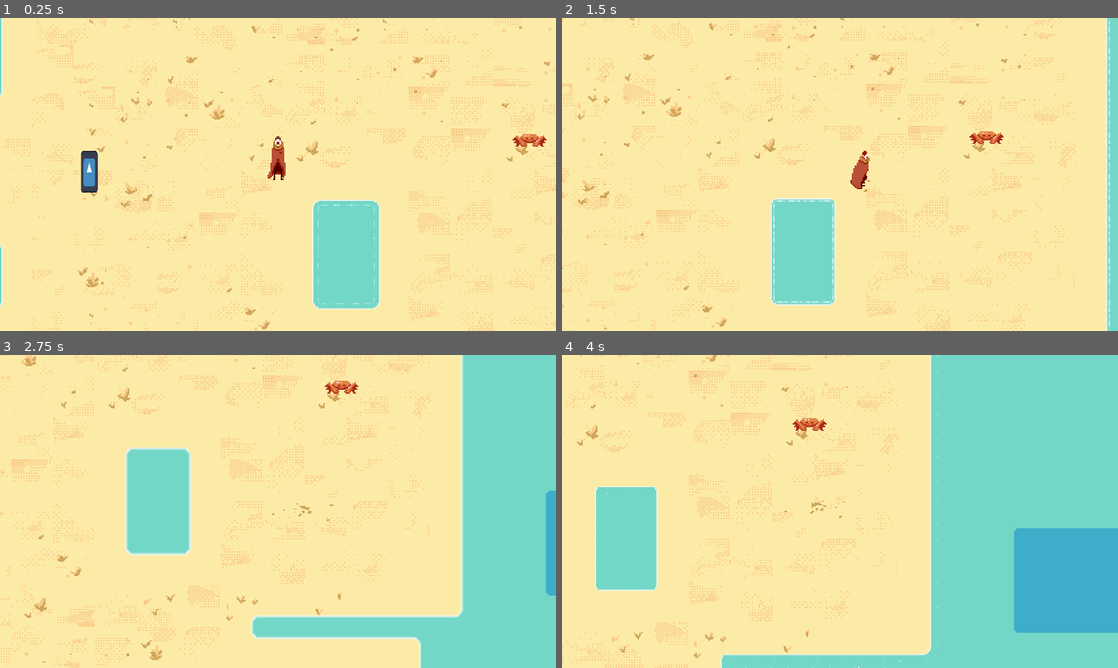
Above: before the commit, frames 1-4 (two rows, left to right).
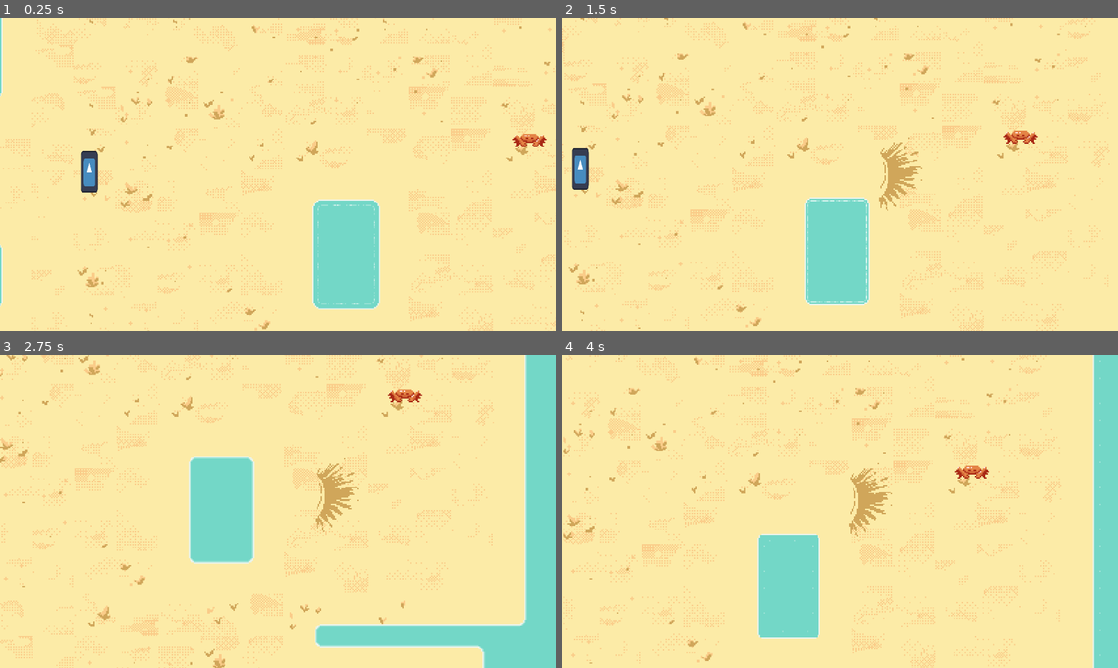
Above: after the commit, the same moments.

Repository: Lukko-Digital/Sift
Game: Godot game, scene res://scenes/main.tscn
Two runs of this game, one before a commit and one after it. Both use one fixed random seed, a clock stepped at 60 frames per second and the inputs below. The engine's default icon, where the game draws it, is replaced by a stand-in: a white triangle on a blue panel in a dark square.
Inputs (mouse positions are in pixels of both pictures, inside the frame that each line leads up to):
- Up to frame 1 (0.25 s): no input
- Up to frame 2 (1.5 s): move the mouse to (962, 158) at 0.52 s; hold D (right) 0.53-1.28 s; click (962, 158) at 0.6 s; tap Space (dash) at 0.8, 1.35 s; move the mouse to (728, 190) at 1.27 s; hold S (down) from 1.28 s (still down)
- Up to frame 3 (2.75 s): tap E (interact) at 1.55, 2.1 s; move the mouse to (333, 442) at 2.02 s; release S (down) at 2.03 s; hold D (right) from 2.03 s (still down); click (333, 442) at 2.3 s
- Up to frame 4 (4 s): move the mouse to (812, 574) at 2.77 s; release D (right) at 2.78 s; hold W (up) 2.78-3.53 s; click (812, 574) at 2.85 s; tap Space (dash) at 3.05, 3.6 s; move the mouse to (1006, 558) at 3.52 s; hold A (left) from 3.53 s (still down); tap E (interact) at 3.8 s

The runs differ from the first frame. In frame 1, 0.3% of the frame differs, in the area x 48-52%, y 37-52%; in frame 2, 17%; in frame 3, 29%; in frame 4, 46%, in the area x 0-100%, y 0-100%.

Commit message:
player attack animations

Diff:
--- a/scenes/enemies/crab.tscn
+++ b/scenes/enemies/crab.tscn
@@ -37,17 +37,17 @@
 
 [node name="ReNavTimer" type="Timer" parent="NavigationAgent2D"]
 
-[node name="StateMachine" type="Node" parent="."]
+[node name="StateMachine" type="Node2D" parent="."]
 script = ExtResource("2_ka2el")
 initial_state = NodePath("Idle")
 
-[node name="Idle" type="Node" parent="StateMachine"]
+[node name="Idle" type="Node2D" parent="StateMachine"]
 script = ExtResource("3_7bnq2")
 
-[node name="Track" type="Node" parent="StateMachine"]
+[node name="Track" type="Node2D" parent="StateMachine"]
 script = ExtResource("4_dlb10")
 
-[node name="Attack" type="Node" parent="StateMachine"]
+[node name="Attack" type="Node2D" parent="StateMachine"]
 script = ExtResource("5_qmlcd")
 
 [node name="AggroRadius" type="Area2D" parent="."]
--- a/scenes/player.tscn
+++ b/scenes/player.tscn
@@ -1,6 +1,7 @@
-[gd_scene load_steps=77 format=3 uid="uid://btje8wwp2nhiu"]
+[gd_scene load_steps=86 format=3 uid="uid://btje8wwp2nhiu"]
 
 [ext_resource type="Script" path="res://scripts/player/player.gd" id="1_81117"]
+[ext_resource type="Texture2D" uid="uid://c777p6ds3sfbm" path="res://assets/png/player-Sheet-4.png" id="2_hpmy3"]
 [ext_resource type="Texture2D" uid="uid://igy0xxypg5ix" path="res://assets/png/player-Sheet-2.png" id="2_mi7hx"]
 [ext_resource type="PackedScene" uid="uid://b6wdlj0183mmi" path="res://scenes/componenets/reflection_component.tscn" id="3_gdfiv"]
 [ext_resource type="Script" path="res://scripts/player/player_state_machine.gd" id="3_keldo"]
@@ -436,20 +437,68 @@
 "values": [67, 74]
 }
 
+[sub_resource type="Animation" id="Animation_s4bjf"]
+resource_name = "sand_attack_right"
+length = 0.4
+tracks/0/type = "value"
+tracks/0/imported = false
+tracks/0/enabled = true
+tracks/0/path = NodePath(".:frame")
+tracks/0/interp = 1
+tracks/0/loop_wrap = false
+tracks/0/keys = {
+"times": PackedFloat32Array(0, 0.3),
+"transitions": PackedFloat32Array(1, 1),
+"update": 0,
+"values": [163, 168]
+}
+
 [sub_resource type="Animation" id="Animation_vvxtw"]
+resource_name = "sand_attack_left"
+length = 0.4
+tracks/0/type = "value"
+tracks/0/imported = false
+tracks/0/enabled = true
+tracks/0/path = NodePath(".:frame")
+tracks/0/interp = 1
+tracks/0/loop_wrap = false
+tracks/0/keys = {
+"times": PackedFloat32Array(0, 0.3),
+"transitions": PackedFloat32Array(1, 1),
+"update": 0,
+"values": [169, 174]
+}
+
+[sub_resource type="Animation" id="Animation_q83ep"]
 resource_name = "sand_attack_down"
-length = 0.8
-tracks/0/type = "value"
-tracks/0/imported = false
-tracks/0/enabled = true
-tracks/0/path = NodePath(".:frame")
-tracks/0/interp = 1
-tracks/0/loop_wrap = false
-tracks/0/keys = {
-"times": PackedFloat32Array(0),
-"transitions": PackedFloat32Array(1),
-"update": 0,
-"values": [162]
+length = 0.4
+tracks/0/type = "value"
+tracks/0/imported = false
+tracks/0/enabled = true
+tracks/0/path = NodePath(".:frame")
+tracks/0/interp = 1
+tracks/0/loop_wrap = false
+tracks/0/keys = {
+"times": PackedFloat32Array(0, 0.3),
+"transitions": PackedFloat32Array(1, 1),
+"update": 0,
+"values": [175, 180]
+}
+
+[sub_resource type="Animation" id="Animation_f6wn8"]
+resource_name = "sand_attack_up"
+length = 0.4
+tracks/0/type = "value"
+tracks/0/imported = false
+tracks/0/enabled = true
+tracks/0/path = NodePath(".:frame")
+tracks/0/interp = 1
+tracks/0/loop_wrap = false
+tracks/0/keys = {
+"times": PackedFloat32Array(0, 0.3),
+"transitions": PackedFloat32Array(1, 1),
+"update": 0,
+"values": [183, 186]
 }
 
 [sub_resource type="AnimationLibrary" id="AnimationLibrary_ld84v"]
@@ -470,7 +519,10 @@
 "idle_left": SubResource("Animation_q61v3"),
 "idle_right": SubResource("Animation_ci3mu"),
 "idle_up": SubResource("Animation_sy537"),
-"sand_attack_down": SubResource("Animation_vvxtw"),
+"sand_attack_down": SubResource("Animation_q83ep"),
+"sand_attack_left": SubResource("Animation_vvxtw"),
+"sand_attack_right": SubResource("Animation_s4bjf"),
+"sand_attack_up": SubResource("Animation_f6wn8"),
 "walk_down": SubResource("Animation_imr2k"),
 "walk_left": SubResource("Animation_nw3u2"),
 "walk_right": SubResource("Animation_flfuo"),
@@ -499,6 +551,28 @@
 blend_point_3/node = SubResource("AnimationNodeAnimation_f318h")
 blend_point_3/pos = Vector2(1, 0)
 
+[sub_resource type="AnimationNodeAnimation" id="AnimationNodeAnimation_vwc0m"]
+animation = &"sand_attack_left"
+
+[sub_resource type="AnimationNodeAnimation" id="AnimationNodeAnimation_8xq6n"]
+animation = &"sand_attack_right"
+
+[sub_resource type="AnimationNodeAnimation" id="AnimationNodeAnimation_ed2wi"]
+animation = &"sand_attack_up"
+
+[sub_resource type="AnimationNodeAnimation" id="AnimationNodeAnimation_mm3gm"]
+animation = &"sand_attack_down"
+
+[sub_resource type="AnimationNodeBlendSpace2D" id="AnimationNodeBlendSpace2D_jna0d"]
+blend_point_0/node = SubResource("AnimationNodeAnimation_vwc0m")
+blend_point_0/pos = Vector2(-1, 0)
+blend_point_1/node = SubResource("AnimationNodeAnimation_8xq6n")
+blend_point_1/pos = Vector2(1, 0)
+blend_point_2/node = SubResource("AnimationNodeAnimation_ed2wi")
+blend_point_2/pos = Vector2(0, -1)
+blend_point_3/node = SubResource("AnimationNodeAnimation_mm3gm")
+blend_point_3/pos = Vector2(0, 1)
+
 [sub_resource type="AnimationNodeAnimation" id="AnimationNodeAnimation_w5dog"]
 animation = &"dig_left"
 
@@ -637,6 +711,8 @@
 [sub_resource type="AnimationNodeStateMachine" id="AnimationNodeStateMachine_hp0up"]
 states/Idle/node = SubResource("AnimationNodeBlendSpace2D_qv8qx")
 states/Idle/position = Vector2(381, 92)
+states/SandAttack/node = SubResource("AnimationNodeBlendSpace2D_jna0d")
+states/SandAttack/position = Vector2(697, 167)
 states/SandDash/node = SubResource("AnimationNodeBlendSpace2D_vo0da")
 states/SandDash/position = Vector2(504, 179)
 states/Start/position = Vector2(176, 100)
@@ -660,9 +736,9 @@
 
 [node name="Sprite2D" type="Sprite2D" parent="."]
 position = Vector2(0.540001, -6)
-texture = ExtResource("2_mi7hx")
-hframes = 163
-frame = 46
+texture = ExtResource("2_hpmy3")
+hframes = 187
+frame = 29
 
 [node name="AnimationPlayer" type="AnimationPlayer" parent="Sprite2D"]
 libraries = {
@@ -674,43 +750,46 @@
 anim_player = NodePath("../Sprite2D/AnimationPlayer")
 active = true
 parameters/Idle/blend_position = Vector2(0, 1)
+parameters/SandAttack/blend_position = Vector2(0, -0.973799)
 parameters/SandDash/blend_position = Vector2(0, 1)
 parameters/Walk/blend_position = Vector2(0, 0)
 
-[node name="StateMachine" type="Node" parent="."]
+[node name="StateMachine" type="Node2D" parent="."]
 script = ExtResource("3_keldo")
 initial_state = NodePath("Idle")
 
-[node name="Idle" type="Node" parent="StateMachine" node_paths=PackedStringArray("character", "animation_tree")]
+[node name="Idle" type="Node2D" parent="StateMachine" node_paths=PackedStringArray("character", "animation_tree")]
 script = ExtResource("4_u1pwq")
 character = NodePath("../..")
 animation_tree = NodePath("../../AnimationTree")
 
-[node name="Run" type="Node" parent="StateMachine" node_paths=PackedStringArray("character", "animation_tree")]
+[node name="Run" type="Node2D" parent="StateMachine" node_paths=PackedStringArray("character", "animation_tree")]
 script = ExtResource("5_cpovh")
 character = NodePath("../..")
 animation_tree = NodePath("../../AnimationTree")
 
-[node name="Dash" type="Node" parent="StateMachine" node_paths=PackedStringArray("shore_checker", "character", "animation_tree")]
+[node name="Dash" type="Node2D" parent="StateMachine" node_paths=PackedStringArray("shore_checker", "character", "animation_tree")]
 script = ExtResource("6_b1dw8")
 shore_checker = NodePath("../../ShoreChecker")
 character = NodePath("../..")
 animation_tree = NodePath("../../AnimationTree")
 
-[node name="SandDash" type="Node" parent="StateMachine/Dash" node_paths=PackedStringArray("shore_checker", "character", "animation_tree")]
+[node name="SandDash" type="Node2D" parent="StateMachine/Dash" node_paths=PackedStringArray("shore_checker", "character", "animation_tree")]
 script = ExtResource("7_pko6c")
 shore_checker = NodePath("../../../ShoreChecker")
 character = NodePath("../../..")
 animation_tree = NodePath("../../../AnimationTree")
 
-[node name="WaterDash" type="Node" parent="StateMachine/Dash" node_paths=PackedStringArray("shore_checker", "character", "animation_tree")]
+[node name="WaterDash" type="Node2D" parent="StateMachine/Dash" node_paths=PackedStringArray("shore_checker", "character", "animation_tree")]
 script = ExtResource("8_1rdr2")
 shore_checker = NodePath("../../../ShoreChecker")
 character = NodePath("../../..")
 animation_tree = NodePath("../../../AnimationTree")
 
-[node name="SandAttack" type="Node" parent="StateMachine"]
+[node name="SandAttack" type="Node2D" parent="StateMachine" node_paths=PackedStringArray("character", "animation_tree")]
 script = ExtResource("9_1pxfy")
+character = NodePath("../..")
+animation_tree = NodePath("../../AnimationTree")
 
 [node name="Timer" type="Timer" parent="StateMachine"]
 one_shot = true
@@ -749,8 +828,6 @@
 hframes = 163
 sprite_to_reflect = NodePath("../Sprite2D")
 
-[connection signal="mode_switch" from="." to="StateMachine/Dash/SandDash" method="_on_player_mode_switch"]
-[connection signal="mode_switch" from="." to="StateMachine/Dash/WaterDash" method="_on_player_mode_switch"]
 [connection signal="timeout" from="StateMachine/Timer" to="StateMachine/Dash" method="_on_dash_timer_timeout"]
 [connection signal="area_entered" from="NPCDialogueCollider" to="." method="_on_npc_dialogue_collider_area_entered"]
 [connection signal="area_exited" from="NPCDialogueCollider" to="." method="_on_npc_dialogue_collider_area_exited"]
--- a/scenes/ui/dialogue_ui.tscn
+++ b/scenes/ui/dialogue_ui.tscn
@@ -112,19 +112,19 @@
 layout_mode = 2
 size_flags_horizontal = 3
 
-[node name="StateMachine" type="Node" parent="."]
+[node name="StateMachine" type="Node2D" parent="."]
 script = ExtResource("1_k7p84")
 initial_state = NodePath("Idle")
 
-[node name="Idle" type="Node" parent="StateMachine" node_paths=PackedStringArray("interact_prompt", "dialogue_box")]
+[node name="Idle" type="Node2D" parent="StateMachine" node_paths=PackedStringArray("interact_prompt", "dialogue_box")]
 script = ExtResource("2_cpfha")
 interact_prompt = NodePath("../../HBoxContainer/VBoxContainer/MarginContainer2/InteractPrompt")
 dialogue_box = NodePath("../../HBoxContainer/VBoxContainer/MarginContainer2/DialogueBox")
 
-[node name="Alert" type="Node" parent="StateMachine" node_paths=PackedStringArray("interact_prompt")]
+[node name="Alert" type="Node2D" parent="StateMachine" node_paths=PackedStringArray("interact_prompt")]
 script = ExtResource("3_ni75i")
 interact_prompt = NodePath("../../HBoxContainer/VBoxContainer/MarginContainer2/InteractPrompt")
 
-[node name="Dialogue" type="Node" parent="StateMachine" node_paths=PackedStringArray("dialogue_box")]
+[node name="Dialogue" type="Node2D" parent="StateMachine" node_paths=PackedStringArray("dialogue_box")]
 script = ExtResource("4_utkvm")
 dialogue_box = NodePath("../../HBoxContainer/VBoxContainer/MarginContainer2/DialogueBox")
--- a/scripts/abstract_base_classes/state.gd
+++ b/scripts/abstract_base_classes/state.gd
@@ -1,5 +1,5 @@
 class_name State
-extends Node
+extends Node2D
 
 @export var character: CharacterBody2D
 @export var animation_tree: AnimationTree
--- a/scripts/abstract_base_classes/state_machine.gd
+++ b/scripts/abstract_base_classes/state_machine.gd
@@ -1,5 +1,5 @@
 class_name StateMachine
-extends Node
+extends Node2D
 
 signal transitioned(state_name)
 
--- a/scripts/player/player_state_machine.gd
+++ b/scripts/player/player_state_machine.gd
@@ -27,7 +27,7 @@
 		if timer.time_left < 0.15 and state == get_node("Dash"):
 			buffer_dash = true
 		transition_to("Dash")
-	elif not timer.is_stopped() or (buffer_dash and not state == get_node("Dash")):
+	elif (state == get_node("SandDash") and not timer.is_stopped()) or (buffer_dash and not state == get_node("Dash")):
 		if timer.time_left > 0.15:
 			buffer_dash = false
 		transition_to("Dash")
--- a/scripts/player/states/sand_attack.gd
+++ b/scripts/player/states/sand_attack.gd
@@ -2,8 +2,31 @@
 extends State
 
 @onready var timer: Timer = get_node("../Timer")
+@onready var sand_attack_scene = preload("res://scenes/sand_attack.tscn")
 
-var time = 0.8
+const START_LAG = 0.1
+
+var time = 0.4
+var direction: Vector2
 
 func enter():
 	timer.start(time)
+
+	animation_tree["parameters/playback"].travel("SandAttack")
+
+	direction = get_global_mouse_position() - character.global_position
+
+	if abs(direction.x) > abs(direction.y):
+		animation_tree["parameters/SandAttack/blend_position"] = Vector2(direction.x / abs(direction.x), 0)
+	else:
+		animation_tree["parameters/SandAttack/blend_position"] = Vector2(0, direction.y / abs(direction.y))
+
+	var instance = sand_attack_scene.instantiate()
+	add_child(instance)
+
+func handle_physics(delta):
+	if time - timer.time_left > START_LAG:
+		print(1)
+		character.velocity = direction.normalized() * character.RUN_SPEED / 2
+
+	character.move_and_slide()
Not shown: 1 places in scenes/enemies/crab.tscn that only renumber resources
Not shown: 1 places in scenes/npc.tscn that only renumber resources
